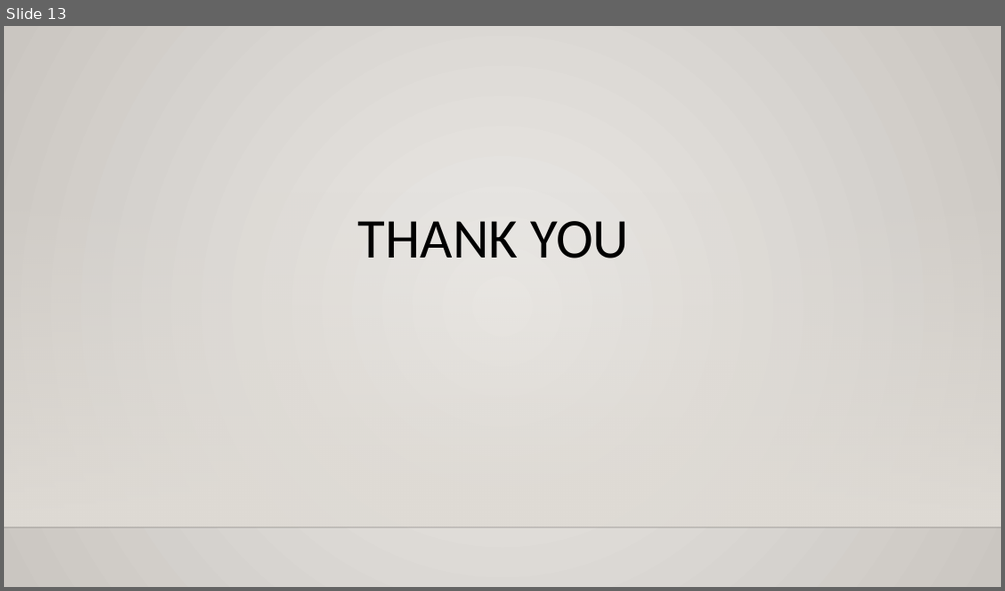
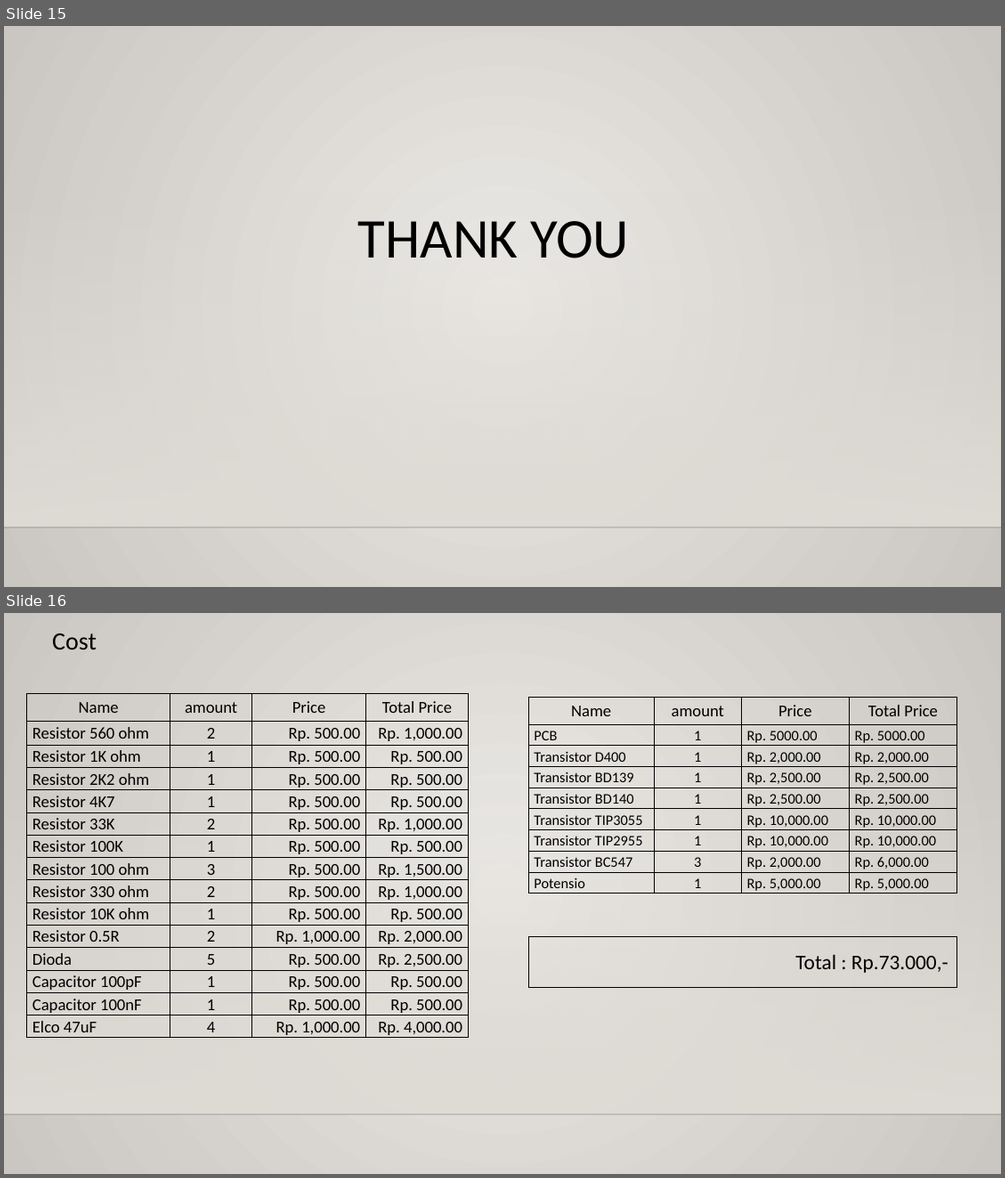
Before and after one commit to rizkywidianto12/Elektronika, a slide deck: Doc/Presentasi.pptx. Shown one above the other, each under a label of ours: slide 13 before the commit, slides 15 and 16 after it. The pictures are 1005x591 and 1005x1178 pixels, drawn with LibreOffice and Linux fonts; fonts in the diff are those of the drawing; background and template pictures are left out. Boxes give left, top, right and bottom in pixels: in the first picture for what was removed or moved away, otherwise in the second. Text is boxed around its words. In the diff, an @@ line names an element or a change of style, - is before the commit and + after.

```diff
--- a/Doc/Presentasi.pptx
+++ b/Doc/Presentasi.pptx
@@ slide 16 added at box(4, 613, 1001, 1174), background gradient #ECEAE7 to #CAC7C1; not listed: 2 template elements that a slide beside it also shows @@
@@ text added at box(52, 633, 97, 649), 24 pt, text #000000 @@
+Cost
@@ table added at box(27, 694, 469, 1041), 15 rows, 4 columns @@
+Name | amount | Price | Total Price
+Resistor 560 ohm | 2 | Rp. 500.00 | Rp. 1,000.00
+Resistor 1K ohm | 1 | Rp. 500.00 | Rp. 500.00
+Resistor 2K2 ohm | 1 | Rp. 500.00 | Rp. 500.00
+Resistor 4K7 | 1 | Rp. 500.00 | Rp. 500.00
+Resistor 33K | 2 | Rp. 500.00 | Rp. 1,000.00
+Resistor 100K | 1 | Rp. 500.00 | Rp. 500.00
+Resistor 100 ohm | 3 | Rp. 500.00 | Rp. 1,500.00
+Resistor 330 ohm | 2 | Rp. 500.00 | Rp. 1,000.00
+Resistor 10K ohm | 1 | Rp. 500.00 | Rp. 500.00
+Resistor 0.5R | 2 | Rp. 1,000.00 | Rp. 2,000.00
+Dioda | 5 | Rp. 500.00 | Rp. 2,500.00
+Capacitor 100pF | 1 | Rp. 500.00 | Rp. 500.00
+Capacitor 100nF | 1 | Rp. 500.00 | Rp. 500.00
+Elco 47uF | 4 | Rp. 1,000.00 | Rp. 4,000.00
@@ table added at box(528, 697, 956, 894), 9 rows, 4 columns @@
+Name | amount | Price | Total Price
+PCB | 1 | Rp. 5000.00 | Rp. 5000.00
+Transistor D400 | 1 | Rp. 2,000.00 | Rp. 2,000.00
+Transistor BD139 | 1 | Rp. 2,500.00 | Rp. 2,500.00
+Transistor BD140 | 1 | Rp. 2,500.00 | Rp. 2,500.00
+Transistor TIP3055 | 1 | Rp. 10,000.00 | Rp. 10,000.00
+Transistor TIP2955 | 1 | Rp. 10,000.00 | Rp. 10,000.00
+Transistor BC547 | 3 | Rp. 2,000.00 | Rp. 6,000.00
+Potensio | 1 | Rp. 5,000.00 | Rp. 5,000.00
@@ table added at box(528, 937, 956, 987), 1 rows, 1 columns @@
+Total : Rp.73.000,-
@@ what was slide 13 is now slide 15 @@
```
Also in this commit, not shown: 4 slides changed, 5 other slides added, 1 slide removed, 1 other file.
